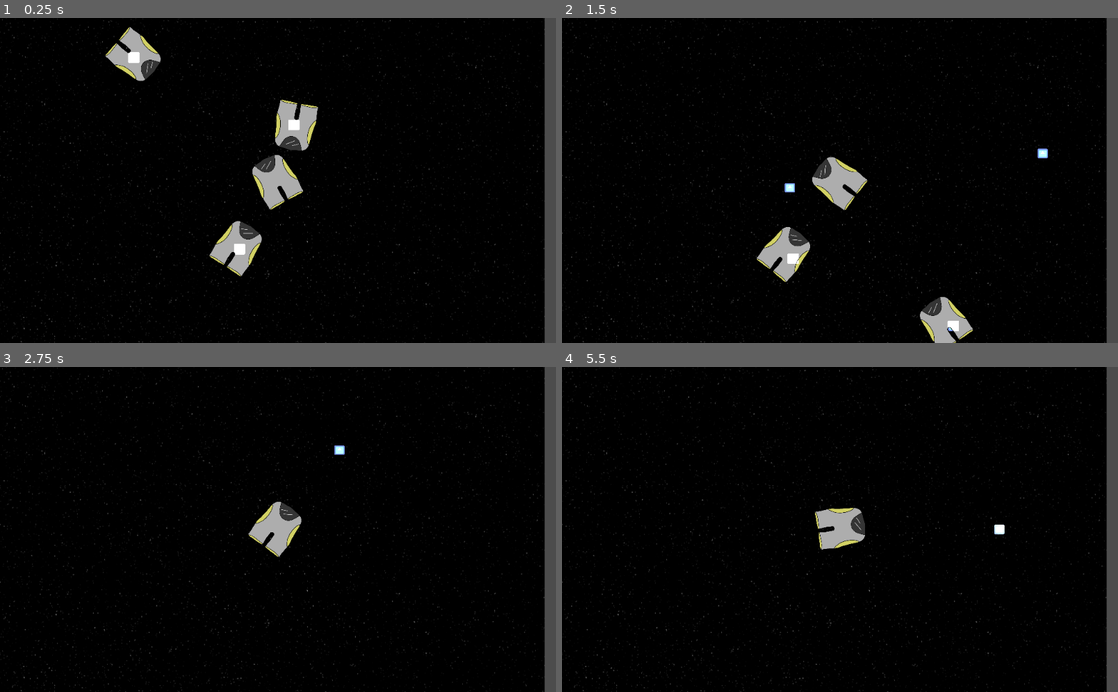
Above: before the commit, frames 1-4 (two rows, left to right).
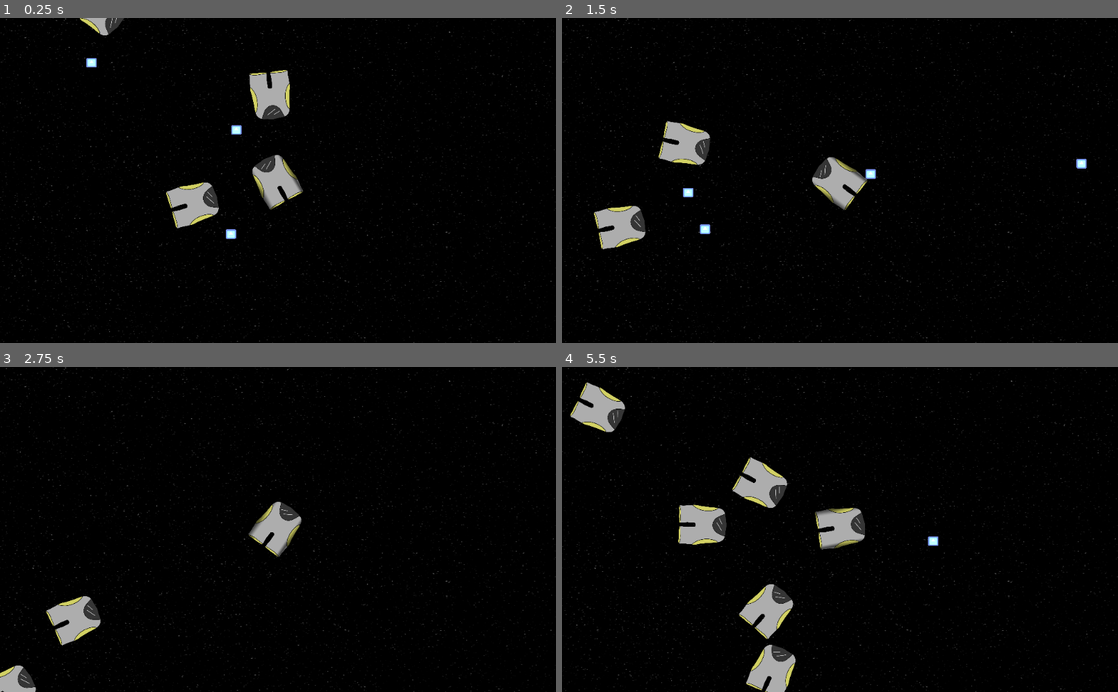
Above: after the commit, the same moments.

Repository: MichaelTonkin/Friendly-Ships
Game: Godot game, scene res://Scenes/MainGame.tscn
Two runs of this game, one before a commit and one after it. Both use one fixed random seed, a clock stepped at 60 frames per second and the inputs below. The engine's default icon, where the game draws it, is replaced by a stand-in: a white triangle on a blue panel in a dark square.
Inputs (mouse positions are in pixels of both pictures, inside the frame that each line leads up to):
- Up to frame 1 (0.25 s): no input
- Up to frame 2 (1.5 s): move the mouse to (962, 164) at 0.52 s; hold W (move_up) 0.53-1.28 s; click (962, 164) at 0.6 s; move the mouse to (728, 196) at 1.27 s; click (728, 196) at 1.35 s
- Up to frame 3 (2.75 s): move the mouse to (333, 458) at 2.02 s; hold W (move_up) from 2.03 s (still down); click (333, 458) at 2.1 s
- Up to frame 4 (5.5 s): move the mouse to (812, 594) at 2.77 s; click (812, 594) at 2.85 s; move the mouse to (1006, 578) at 3.52 s; release W (move_up) at 3.53 s; click (1006, 578) at 3.6 s; move the mouse to (673, 480) at 4.27 s; click (673, 480) at 4.35 s; move the mouse to (867, 529) at 5.02 s; click (867, 529) at 5.1 s

The runs differ from the first frame. In frame 1, 8.1% of the frame differs, in the area x 0-100%, y 0-100%; in frame 2, 7.3%; in frame 3, 4.8%; in frame 4, 8.0%.

Commit message:
25/08/19

Diff:
--- a/Scenes/Bullets.tscn
+++ b/Scenes/Bullets.tscn
@@ -1,9 +1,13 @@
-[gd_scene load_steps=3 format=2]
+[gd_scene load_steps=4 format=2]
 
 [ext_resource path="res://Scripts/Bullet.gd" type="Script" id=1]
 [ext_resource path="res://icon.png" type="Texture" id=2]
 
+[sub_resource type="RectangleShape2D" id=1]
+
 [node name="Laser" type="KinematicBody2D"]
+z_index = -1
+z_as_relative = false
 script = ExtResource( 1 )
 
 [node name="Sprite" type="Sprite" parent="."]
@@ -19,3 +23,6 @@
 range_height = 100.0
 shadow_enabled = true
 shadow_color = Color( 0.956863, 0.121569, 0.121569, 0 )
+
+[node name="Lazer_col" type="CollisionShape2D" parent="."]
+shape = SubResource( 1 )
--- a/Scenes/Enemy.tscn
+++ b/Scenes/Enemy.tscn
@@ -7,6 +7,7 @@
 extents = Vector2( 44.6413, 37.2866 )
 
 [node name="Enemy" type="KinematicBody2D"]
+z_as_relative = false
 script = ExtResource( 1 )
 
 [node name="Enemy_tex" type="Sprite" parent="."]
--- a/Scenes/MainGame.tscn
+++ b/Scenes/MainGame.tscn
@@ -2,7 +2,7 @@
 
 [ext_resource path="res://scripts/MainGame.gd" type="Script" id=1]
 [ext_resource path="res://Scenes/Player.gd" type="Script" id=2]
-[ext_resource path="res://Textures/player_ship_tex.png" type="Texture" id=3]
+[ext_resource path="res://Textures/player_ship_tex_2.png" type="Texture" id=3]
 [ext_resource path="res://Textures/Sky_tex.png" type="Texture" id=4]
 
 [sub_resource type="RectangleShape2D" id=1]
@@ -29,12 +29,7 @@
 
 [node name="ParallaxBackground" type="ParallaxBackground" parent="."]
 
-[node name="Sprite" type="Sprite" parent="ParallaxBackground"]
-position = Vector2( 492.456, 345.536 )
-scale = Vector2( 1.02177, 1 )
+[node name="space_tex" type="Sprite" parent="ParallaxBackground"]
+position = Vector2( 495.796, 291.255 )
+scale = Vector2( 1.14202, 0.72108 )
 texture = ExtResource( 4 )
-
-[node name="Light2D" type="Light2D" parent="ParallaxBackground"]
-texture = ExtResource( 4 )
-texture_scale = 50.0
-energy = 100.0
--- a/Scenes/Player.gd
+++ b/Scenes/Player.gd
@@ -46,6 +46,7 @@
 
 		var l = laser.instance()
 		get_tree().get_root().add_child(l)
+		l.set_shooters_name(self.name)
 		l.set_position(self.position)
 
 		l.set_direction(fireDest * 800 * delta)
--- a/Scripts/Bullet.gd
+++ b/Scripts/Bullet.gd
@@ -1,15 +1,32 @@
 extends KinematicBody2D
 
 var destination
+var timesCollided = 0
+var shooter = ""
 
 func _ready():
 	set_process(true)
 
 func _physics_process(delta):
-	move_and_collide(destination)
+	var collision = move_and_collide(destination)
+
+	#this is what we will do if a collision is detected
+	if collision:
+		print(collision.collider.name)
+		if(collision.collider.name == shooter):
+			return
+		else:
+			queue_free()
 
 #function:set_direction
 #description: initialises the bullet's direction
 #parameters: direction - the destination the bullet will go to
 func set_direction(var direction):
 	destination = direction
+
+#delete the bullet when it leaves the window
+func _on_VisibilityNotifier2D_screen_exited():
+    queue_free()
+
+func set_shooters_name(var name):
+	shooter = name
--- a/Scripts/Enemy.gd
+++ b/Scripts/Enemy.gd
@@ -11,13 +11,13 @@
 
 func _ready():
 	player = get_node("/root/MainGame/Player")
-	playerPos = (player.position - self.position).normalized()
 	set_process(true)
 
 	#check if this entity could be friendly
 	var alignCheck = rand_range(0, 100)
 	if(alignCheck <=20):
 		friendly = true
+
 
 func _physics_process(delta):
 	aim_and_move(delta)
@@ -26,11 +26,12 @@
 #function: aim_and_move
 #description: handles the ship moving towards the player and aiming
 func aim_and_move(delta):
+	playerPos = (player.position - self.position).normalized()*0.1
 	self.look_at(player.get_player_position())
 
 	#if the entity is an ally make it follow right behind the player
-	if(friendly == true):
-		move_and_collide((playerPos) * ( player.get_speed() - 10 ) * delta)
+	if(ally == true):
+		move_and_collide((playerPos) * player.get_speed() * delta)
 		set_collision_layer_bit(3, true)
 		set_collision_layer_bit(1, false)
 
@@ -41,8 +42,9 @@
 		fireDest = playerPos
 		var l = laser.instance()
 		get_tree().get_root().add_child(l)
+		l.set_shooters_name(self.name)
 		l.set_position(self.position)
-		l.set_direction(fireDest * 500 * delta)
+		l.set_direction(fireDest * 50)
 
 		reloading = RELOAD_TIME
 		#might as well use this space to check for player conversion attempts
Binary file added: Textures/player_ship_tex_2.png
Not shown, added: Textures/player_ship_tex_2.png.import
